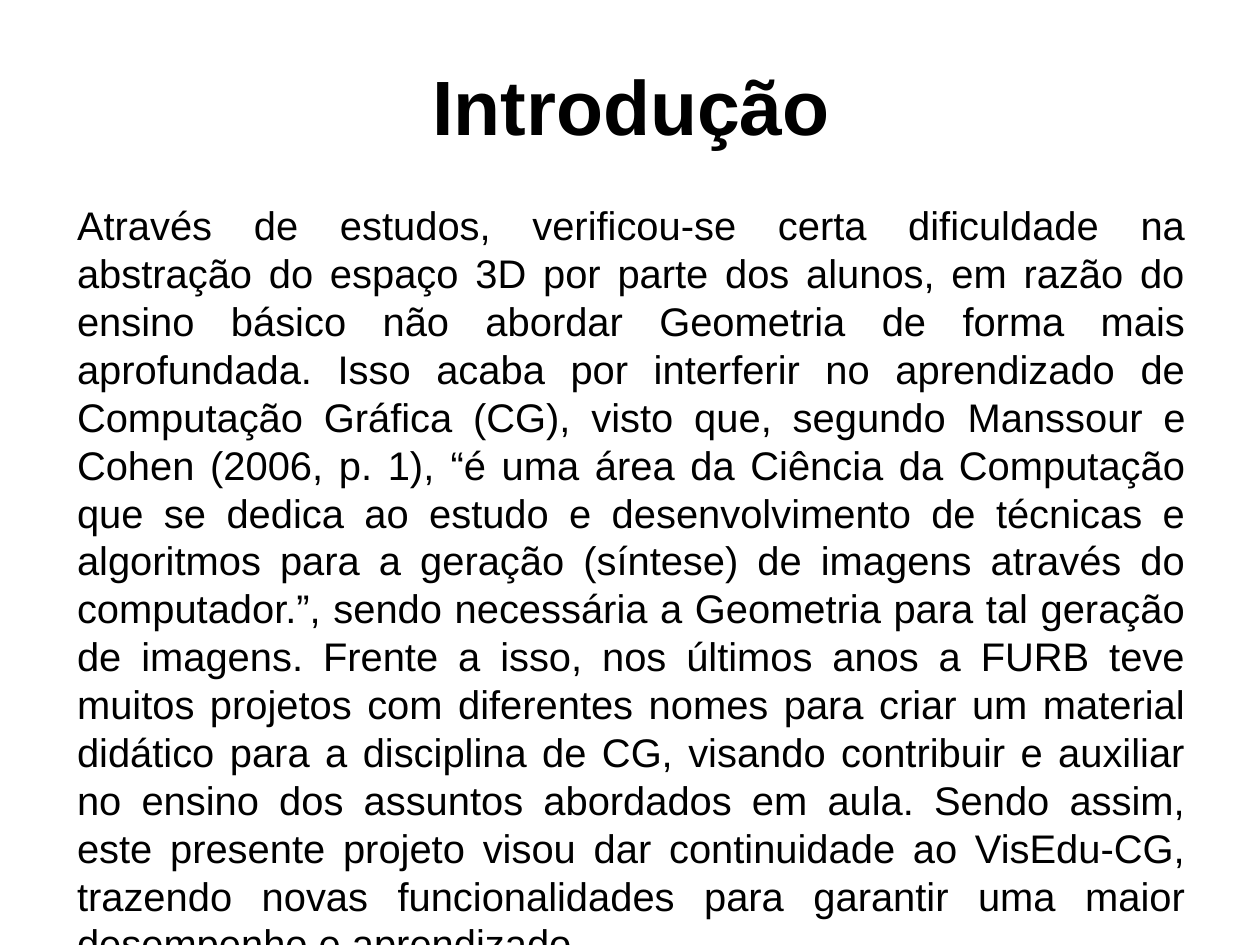
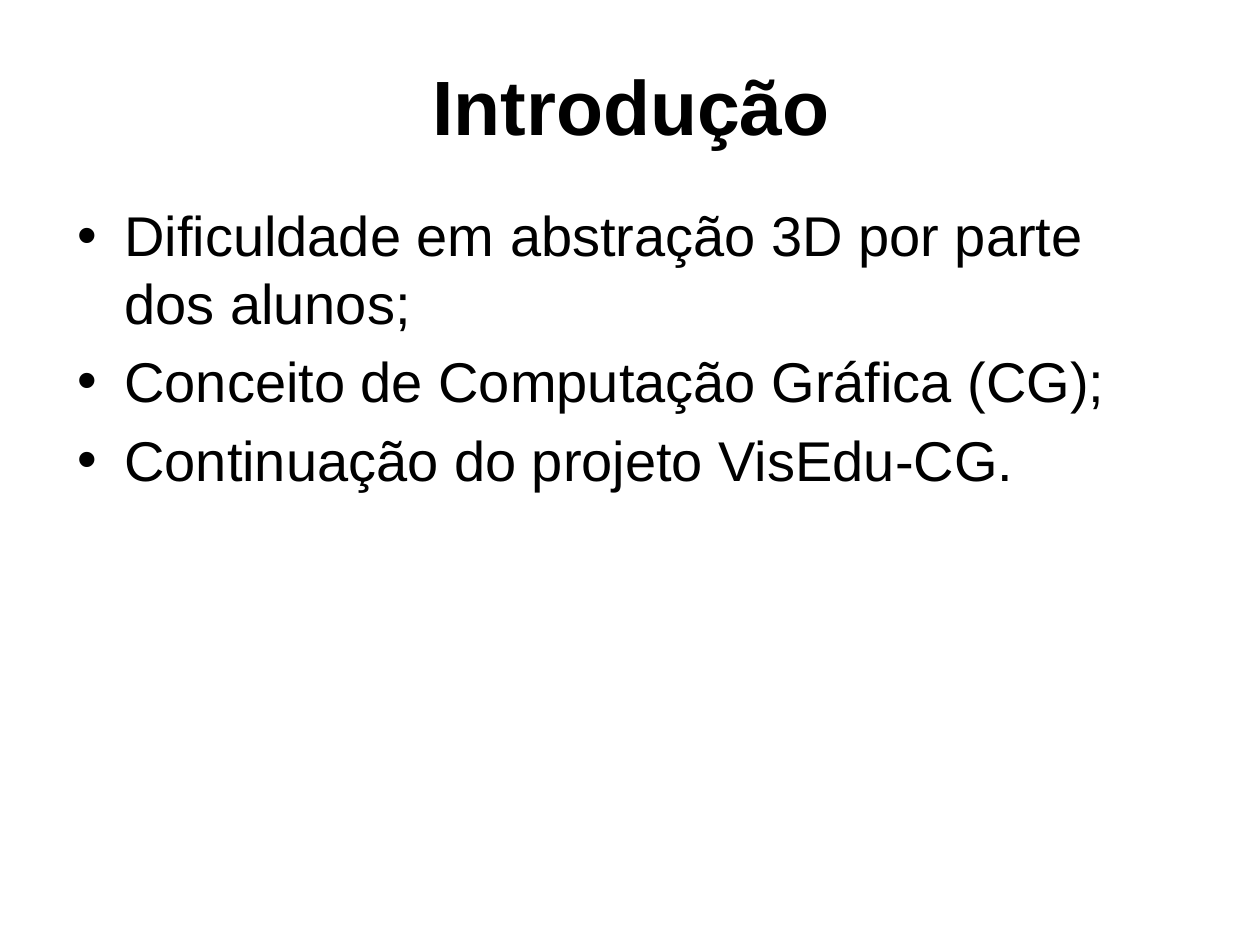
Before and after one commit to PanicAThePython/tcc_NataliaSensWeise, a slide deck: slide 3 of Slides_NataliaSensWeise.pptx. Drawn at 1260x945 pixels with LibreOffice and Linux fonts; fonts in the diff are those of the drawing; background and template pictures are left out. Boxes give left, top, right and bottom in pixels: in the first picture for what was removed or moved away, otherwise in the second. Text is boxed around its words. In the diff, an @@ line names an element or a change of style, - is before the commit and + after.

```diff
--- a/Slides_NataliaSensWeise.pptx
+++ b/Slides_NataliaSensWeise.pptx
@@ text at [124, 215, 1104, 491]: text changed; size 22.8 to 32 pt @@
-Através de estudos, verificou-se certa dificuldade na abstração do espaço 3D por parte dos alunos, em razão do ensino básico não abordar Geometria de forma mais aprofundada. Isso acaba por interferir no aprendizado de Computação Gráfica (CG), visto que, segundo Manssour e Cohen (2006, p. 1), “é uma área da Ciência da Computação que se dedica ao estudo e desenvolvimento de técnicas e algoritmos para a geração (síntese) de imagens através do computador.”, sendo necessária a Geometria para tal geração de imagens. Frente a isso, nos últimos anos a FURB teve muitos projetos com diferentes nomes para criar um material didático para a disciplina de CG, visando contribuir e auxiliar no ensino dos assuntos abordados em aula. Sendo assim, este presente projeto visou dar continuidade ao VisEdu-CG, trazendo novas funcionalidades para garantir uma maior desempenho e aprendizado.
+• Dificuldade em abstração 3D por parte dos alunos;
+• Conceito de Computação Gráfica (CG);
+• Continuação do projeto VisEdu-CG.
```
Also in this commit, not shown: 30 other slides changed, 2 slides removed, 2 other files.
